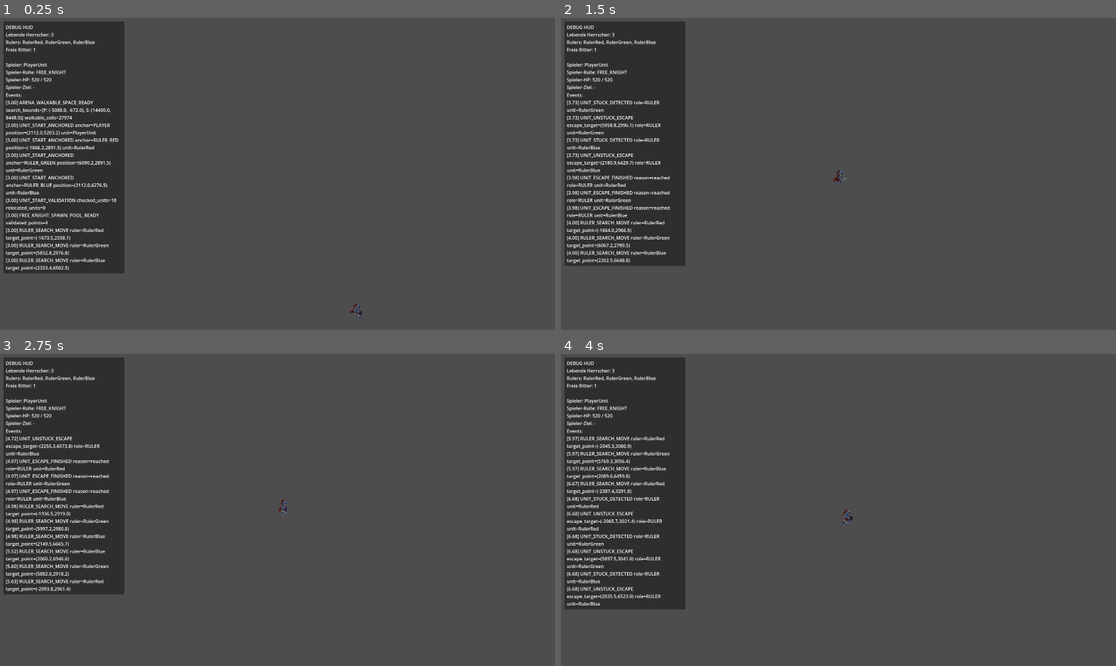
Above: before the commit, frames 1-4 (two rows, left to right).
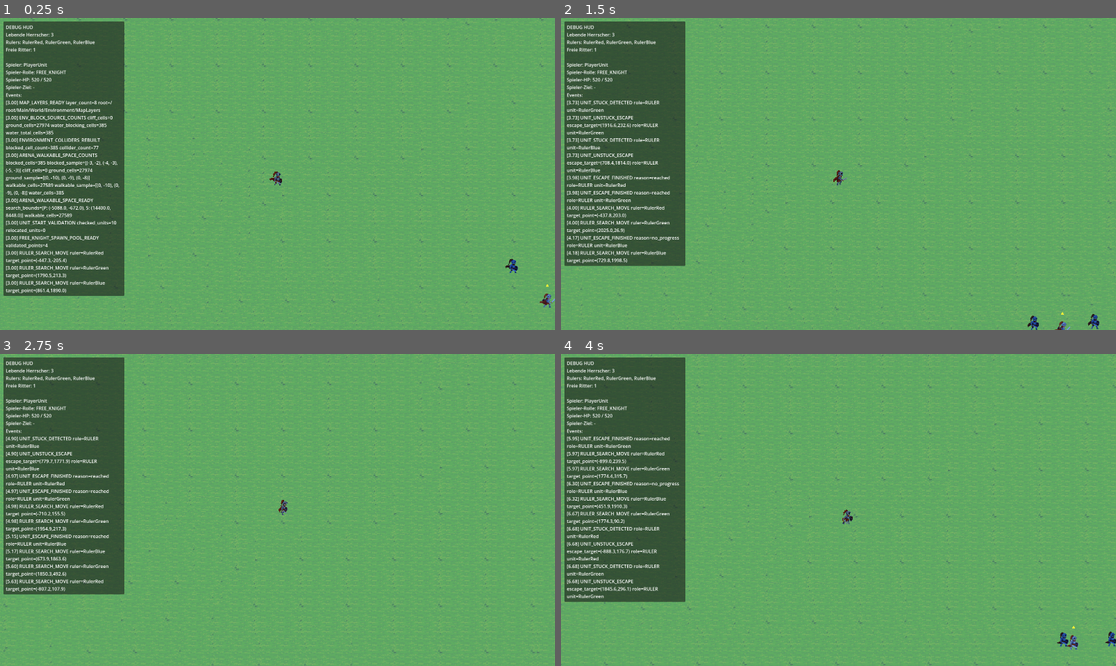
Above: after the commit, the same moments.

Repository: cblab/kingslayer
Game: Godot game, scene res://scenes/Main.tscn
The game is run twice, just before and just after one commit, with the same random seed, the same clock (stepped at 60 frames per second) and the same inputs.
Inputs (mouse positions are in pixels of both pictures, inside the frame that each line leads up to):
- Up to frame 1 (0.25 s): no input
- Up to frame 2 (1.5 s): move the mouse to (960, 158) at 0.52 s; click (960, 158) at 0.67 s; move the mouse to (727, 189) at 1.27 s; click (727, 189) at 1.42 s
- Up to frame 3 (2.75 s): move the mouse to (333, 441) at 2.02 s; click (333, 441) at 2.17 s
- Up to frame 4 (4 s): move the mouse to (810, 572) at 2.77 s; click (810, 572) at 2.92 s; move the mouse to (1005, 556) at 3.52 s; click (1005, 556) at 3.67 s

The runs differ from the first frame. In frame 1, 98% of the frame differs, in the area x 0-100%, y 0-100%; in frame 2, 98%; in frame 3, 98%; in frame 4, 99%.

Commit message:
Respect editor-authored unit starts and rebuild blocking from tile layers

Diff:
--- a/scripts/world.gd
+++ b/scripts/world.gd
@@ -35,16 +35,6 @@
 const _ENV_COLLIDERS_ROOT_NAME := "TerrainCollision"
 const _ENVIRONMENT_ROOT_Z_INDEX := -100
 const _ENV_TILE_SIZE := Vector2i(64, 64)
-const _START_ANCHOR_PLAYER := "player"
-const _START_ANCHOR_RULER_RED := "ruler_red"
-const _START_ANCHOR_RULER_GREEN := "ruler_green"
-const _START_ANCHOR_RULER_BLUE := "ruler_blue"
-const _GUARD_NEARBY_OFFSETS: Array[Vector2] = [
-	Vector2(-128.0, 0.0),
-	Vector2(128.0, 0.0),
-	Vector2(0.0, -128.0),
-	Vector2(0.0, 128.0),
-]
 const _ARENA_BOUND_MARGIN := 32.0
 const _MAP_LAYER_CONFIGS := [
 	{"name": "Water", "z_index": 0, "y_sort_enabled": false, "y_sort_origin": 0},
@@ -73,7 +63,6 @@
 	_periodic_spawn_cooldown = periodic_free_knight_spawn_interval
 	_setup_map_infrastructure()
 	_refresh_arena_walkable_space()
-	_apply_start_anchors_to_core_units()
 	_snap_initial_units_to_walkable_ground()
 	_prepare_periodic_free_knight_spawn_points()
 	_stabilize_world_state()
@@ -233,8 +222,6 @@
 	if water_layer != null:
 		for cell in water_layer.get_used_cells():
 			water_total += 1
-			if ground_cells.has(cell):
-				continue
 			water_blocking += 1
 			blocked_cells[cell] = true
 
@@ -338,8 +325,6 @@
 	for cell in cliff_cells.keys():
 		blocked_cells[cell] = true
 	for cell in water_cells.keys():
-		if ground_cells.has(cell):
-			continue
 		blocked_cells[cell] = true
 
 	for cell in ground_cells.keys():
@@ -391,56 +376,6 @@
 	log_event("ARENA_WALKABLE_SPACE_READY", {
 		"walkable_cells": _arena_walkable_cells.size(),
 		"search_bounds": ruler_search_bounds,
-	})
-
-func _apply_start_anchors_to_core_units() -> void:
-	if _arena_walkable_cells.is_empty():
-		return
-
-	var anchor_points := {
-		_START_ANCHOR_PLAYER: _resolve_anchor_point(Vector2(0.50, 0.70)),
-		_START_ANCHOR_RULER_RED: _resolve_anchor_point(Vector2(0.22, 0.42)),
-		_START_ANCHOR_RULER_GREEN: _resolve_anchor_point(Vector2(0.78, 0.42)),
-		_START_ANCHOR_RULER_BLUE: _resolve_anchor_point(Vector2(0.50, 0.83)),
-	}
-
-	_assign_unit_to_anchor(get_node_or_null("PlayerUnit") as Unit, anchor_points.get(_START_ANCHOR_PLAYER, Vector2.INF), "PLAYER")
-
-	var ruler_red := get_node_or_null("RulerRed") as Unit
-	_assign_unit_to_anchor(ruler_red, anchor_points.get(_START_ANCHOR_RULER_RED, Vector2.INF), "RULER_RED")
-	_assign_guards_near_ruler(ruler_red, ["RedGuardA", "RedGuardB"])
-
-	var ruler_green := get_node_or_null("RulerGreen") as Unit
-	_assign_unit_to_anchor(ruler_green, anchor_points.get(_START_ANCHOR_RULER_GREEN, Vector2.INF), "RULER_GREEN")
-	_assign_guards_near_ruler(ruler_green, ["GreenGuardA", "GreenGuardB"])
-
-	var ruler_blue := get_node_or_null("RulerBlue") as Unit
-	_assign_unit_to_anchor(ruler_blue, anchor_points.get(_START_ANCHOR_RULER_BLUE, Vector2.INF), "RULER_BLUE")
-	_assign_guards_near_ruler(ruler_blue, ["BlueGuardA", "BlueGuardB"])
-
-func _assign_guards_near_ruler(ruler: Unit, guard_names: Array[String]) -> void:
-	if not _is_valid_live_unit(ruler):
-		return
-	for index in range(guard_names.size()):
-		var guard := get_node_or_null(guard_names[index]) as Unit
-		if guard == null:
-			continue
-		var desired: Vector2 = ruler.global_position + _GUARD_NEARBY_OFFSETS[index % _GUARD_NEARBY_OFFSETS.size()]
-		var resolved := _resolve_valid_spawn_point(desired)
-		if resolved == Vector2.INF:
-			resolved = _find_nearest_walkable_world_point(ruler.global_position, 8)
-		if resolved == Vector2.INF:
-			continue
-		guard.global_position = resolved
-
-func _assign_unit_to_anchor(unit: Unit, anchor: Vector2, anchor_name: String) -> void:
-	if unit == null or anchor == Vector2.INF:
-		return
-	unit.global_position = anchor
-	log_event("UNIT_START_ANCHORED", {
-		"unit": unit.name,
-		"anchor": anchor_name,
-		"position": anchor,
 	})
 
 func _resolve_anchor_point(normalized_position: Vector2) -> Vector2:
